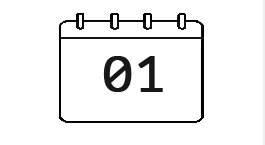
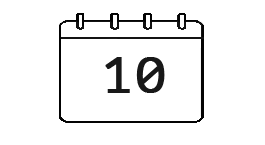
Before/after of a (265, 145) layered artwork. What changed in the layer stack:
showed "10" over [105, 57, 165, 93]
hid "01" over [103, 56, 163, 92]
hid "bg" over [103, 0, 265, 145]
